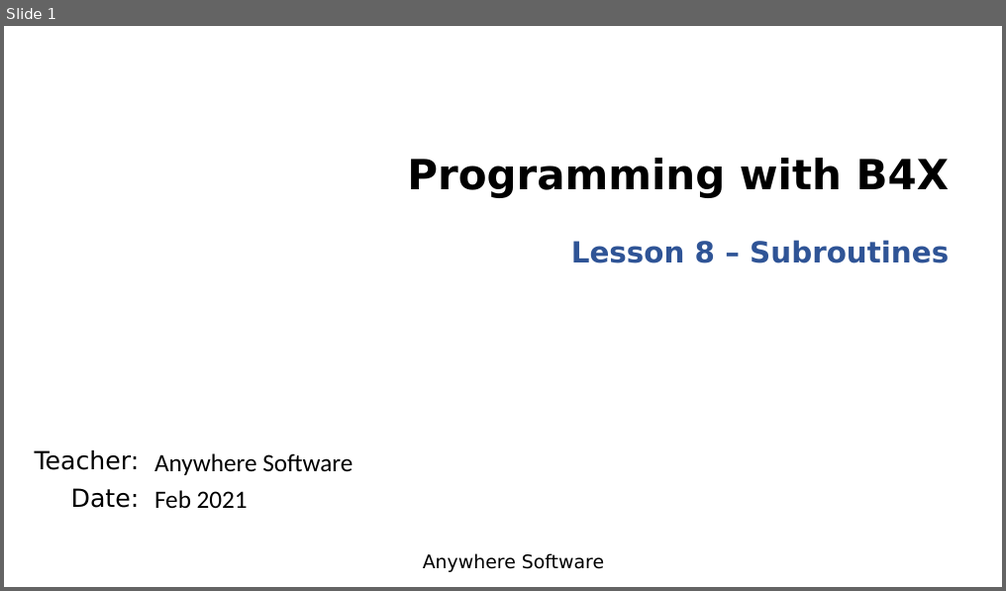
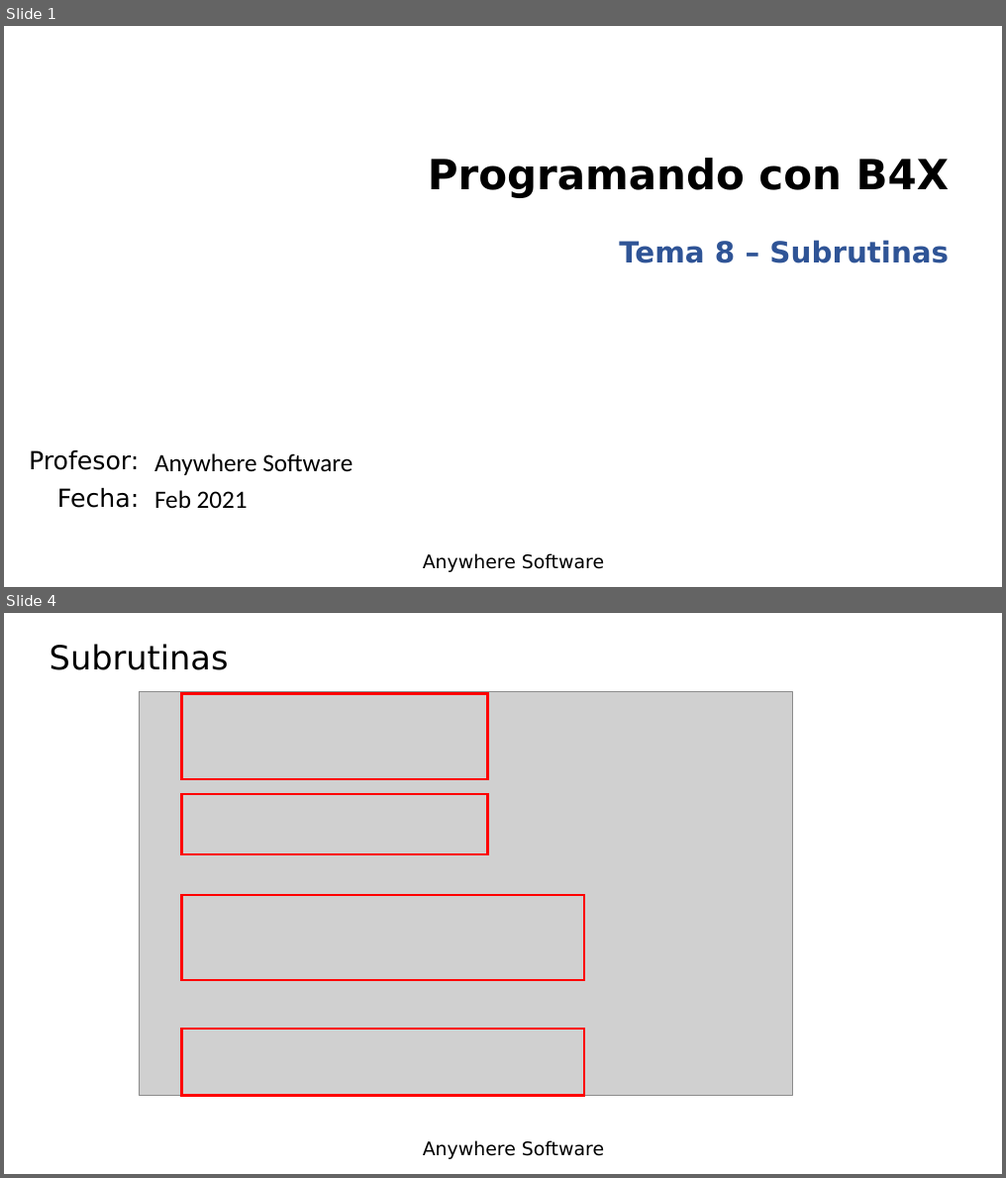
Before and after one commit to Lamashino/Teaching-B4J, a slide deck: Tema 8 - Subrutinas/Lesson8 - Subroutines.pptx. Shown one above the other, each under a label of ours: slide 1 before the commit, slides 1 and 4 after it; the slides between them are not shown. The pictures are 1006x591 and 1006x1178 pixels, drawn with LibreOffice and Linux fonts; fonts in the diff are those of the drawing; grey boxes stand for pictures; background and template pictures are left out. Boxes give left, top, right and bottom in pixels: in the first picture for what was removed or moved away, otherwise in the second. Text is boxed around its words. In the diff, an @@ line names an element or a change of style, - is before the commit and + after.

```diff
--- a/Tema 8 - Subrutinas/Lesson8 - Subroutines.pptx
+++ b/Tema 8 - Subrutinas/Lesson8 - Subroutines.pptx
@@ slide 4 added at [4, 613, 1002, 1174], background picture (left out); not listed: 1 template element that a slide beside it also shows @@
@@ title added at [50, 644, 229, 670], 32 pt, text #000000 @@
+Subrutinas
@@ picture added at [139, 691, 792, 1096] @@
@@ rectangle added at [182, 694, 487, 779], outline #FF0000 2.25 pt @@
@@ rectangle added at [182, 794, 487, 855], outline #FF0000 2.25 pt @@
@@ rectangle added at [182, 895, 585, 980], outline #FF0000 2.25 pt @@
@@ rectangle added at [182, 1029, 585, 1096], outline #FF0000 2.25 pt @@
@@ slide 1 changed as well @@
@@ title at [428, 158, 948, 198]: text changed @@
-Programming with B4X
+Programando con B4X
@@ subtitle at [619, 240, 948, 264]: text changed @@
-Lesson 8 – Subroutines
+Tema 8 – Subrutinas
@@ text at [29, 451, 139, 508]: text changed @@
-Teacher:
-Date:
+Profesor:
+Fecha:
```
Also in this commit, not shown: 3 other slides changed, 6 other slides added, 7 slides removed, 2 other files.
